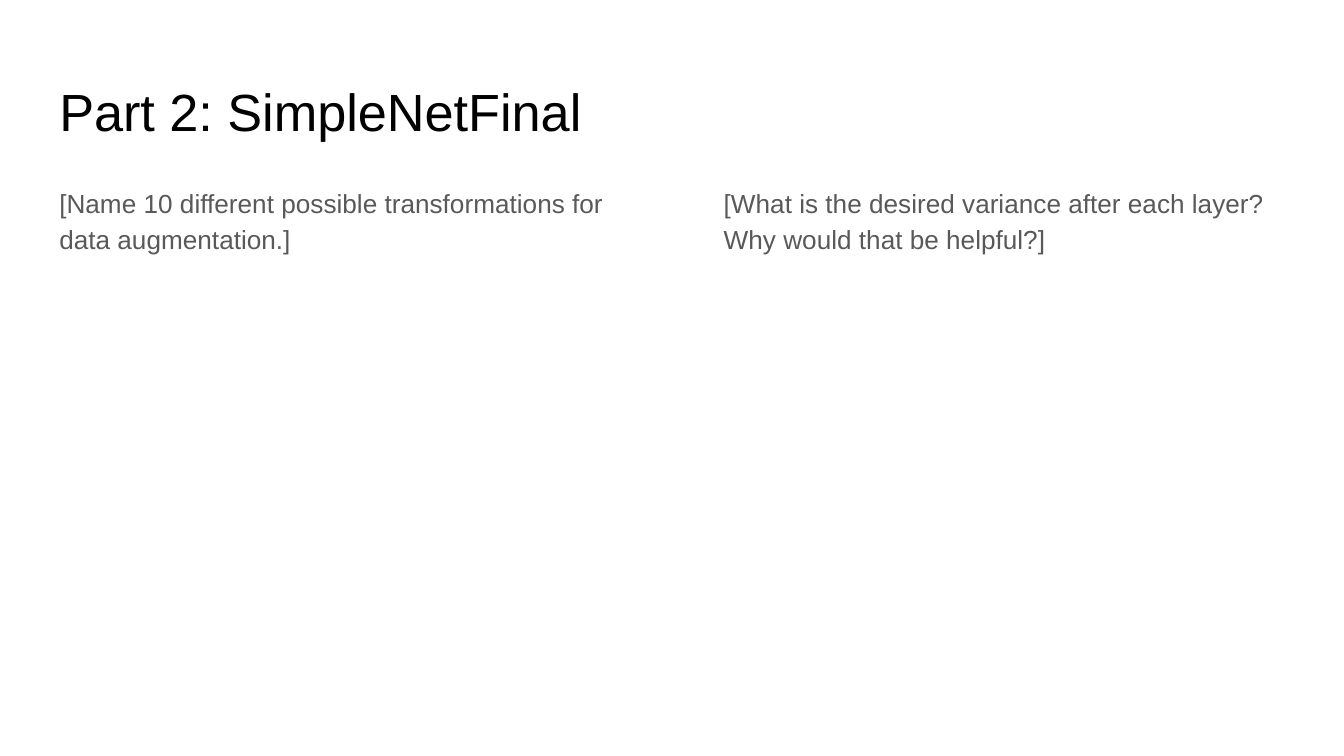
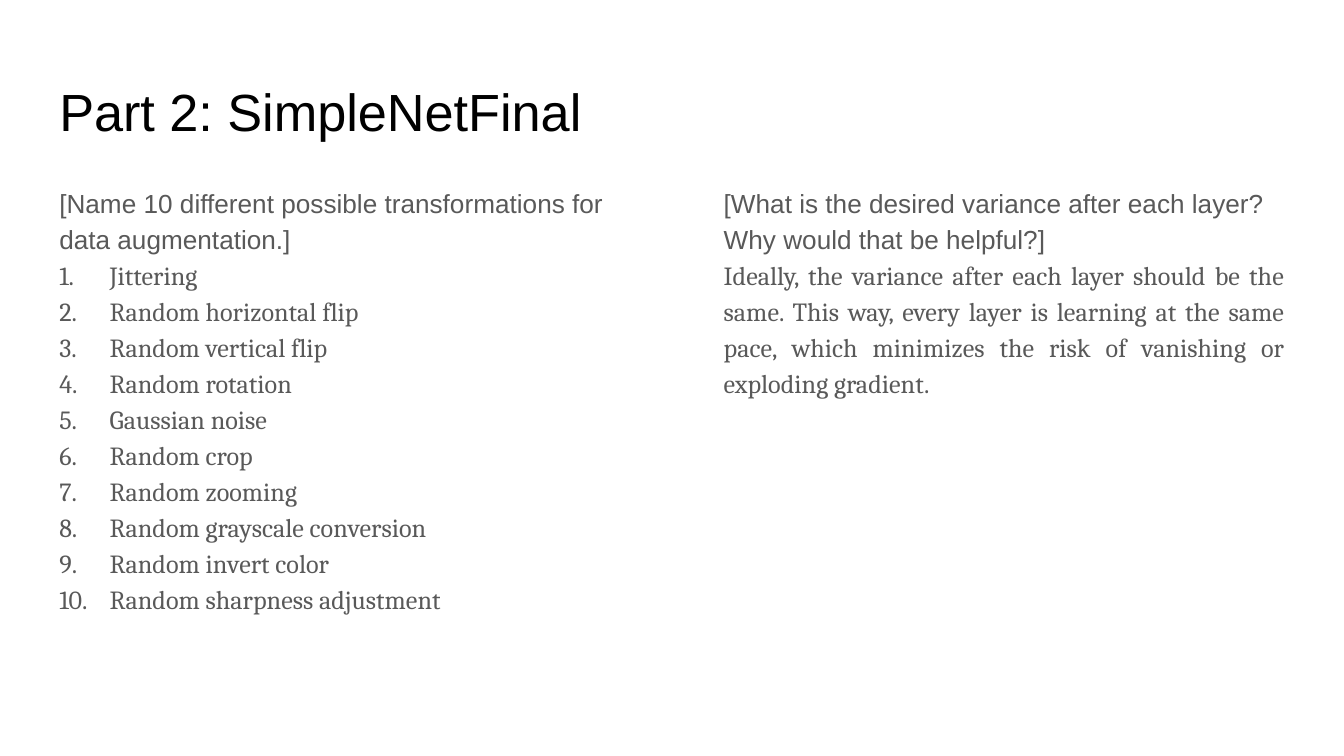
Before and after one commit to ShuvoNewaz/CS-6476-Projects-Fall2022, a slide deck: slide 5 of docs/proj4_report.pptx. Drawn at 1344x756 pixels with LibreOffice and Linux fonts; fonts in the diff are those of the drawing. Boxes give left, top, right and bottom in pixels: in the first picture for what was removed or moved away, otherwise in the second. Text is boxed around its words. In the diff, an @@ line names an element or a change of style, - is before the commit and + after.

```diff
--- a/docs/proj4_report.pptx
+++ b/docs/proj4_report.pptx
@@ text at bbox=[110, 267, 441, 615]: paragraphs added @@
+1. Jittering
+2. Random horizontal flip
+3. Random vertical flip
+4. Random rotation
+5. Gaussian noise
+6. Random crop
+7. Random zooming
+8. Random grayscale conversion
+9. Random invert color
+10. Random sharpness adjustment
@@ text at bbox=[724, 266, 1284, 399]: paragraph added @@
+Ideally, the variance after each layer should be the same. This way, every layer is learning at the same pace, which minimizes the risk of vanishing or exploding gradient.
```
Also in this commit, not shown: 13 other slides changed, 1 slide added, 14 other files.
